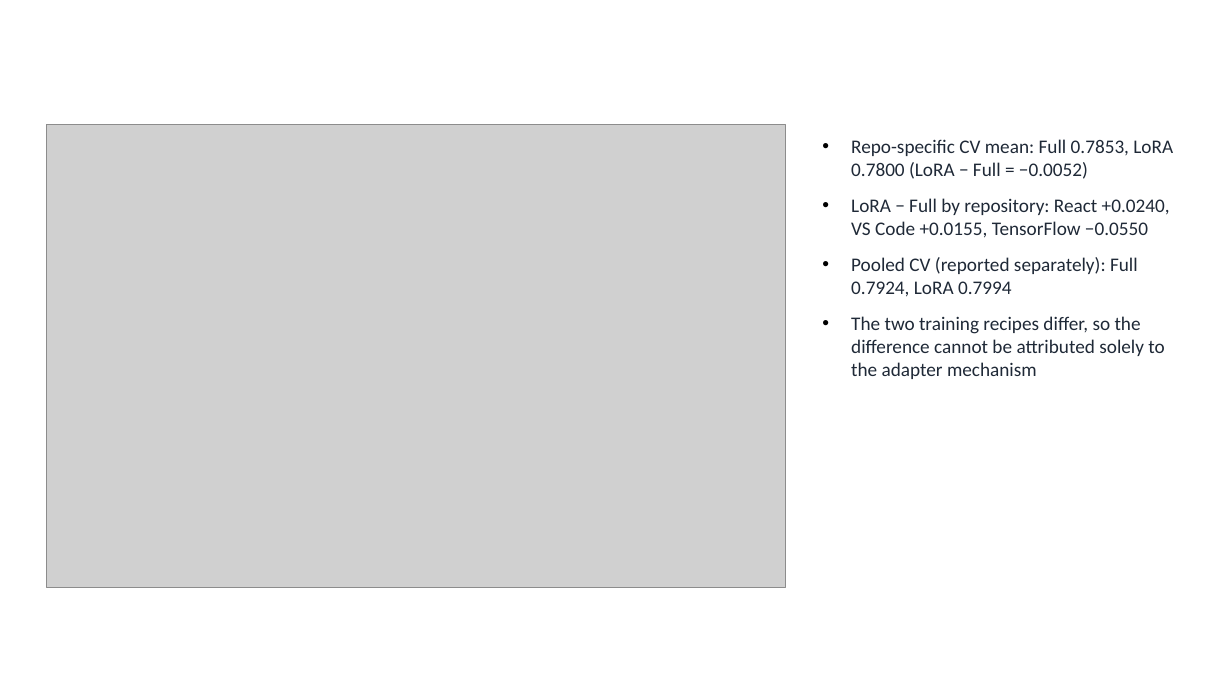
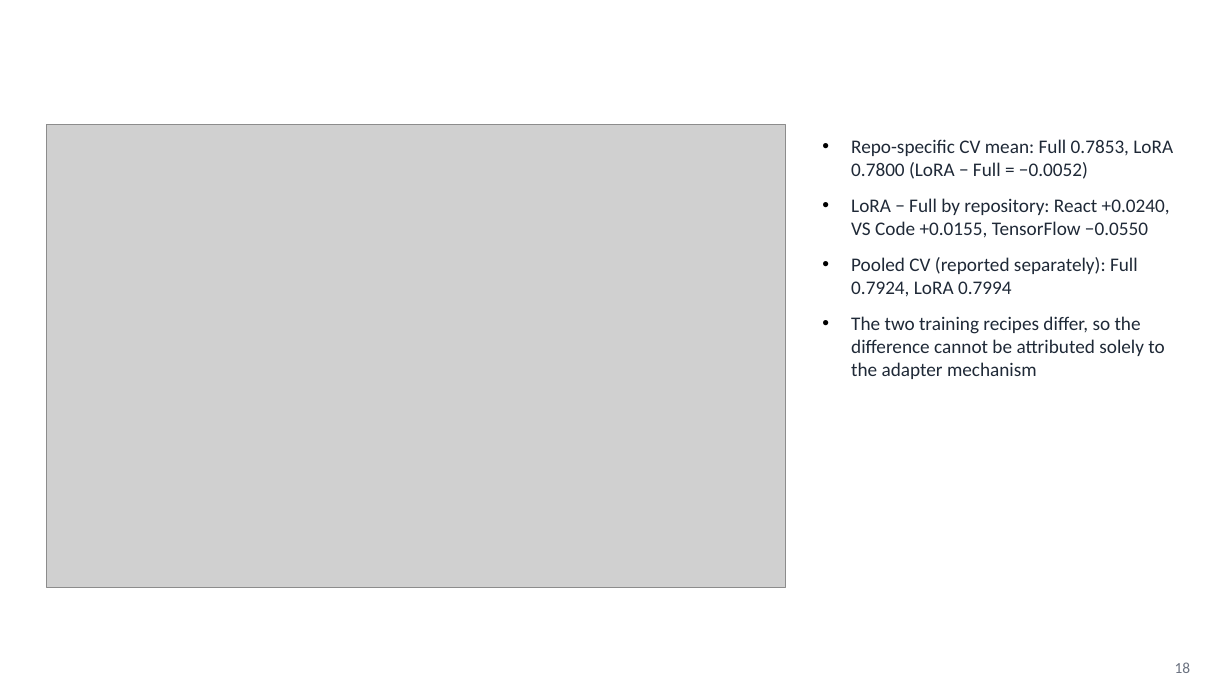
Before and after one commit to kiet21042003/nlbse24-issue-classification, a slide deck: slide 18 of presentation/Seminar_2_Slides.pptx. Drawn at 1232x693 pixels with LibreOffice and Linux fonts; fonts in the diff are those of the drawing; grey boxes stand for pictures; background and template pictures are left out. Boxes give left, top, right and bottom in pixels: in the first picture for what was removed or moved away, otherwise in the second. Text is boxed around its words. In the diff, an @@ line names an element or a change of style, - is before the commit and + after.

```diff
--- a/presentation/Seminar_2_Slides.pptx
+++ b/presentation/Seminar_2_Slides.pptx
@@ page number added at [1175, 662, 1191, 673], 12 pt, text #6B7280 @@
+18
```
Also in this commit, not shown: 12 other slides changed.
